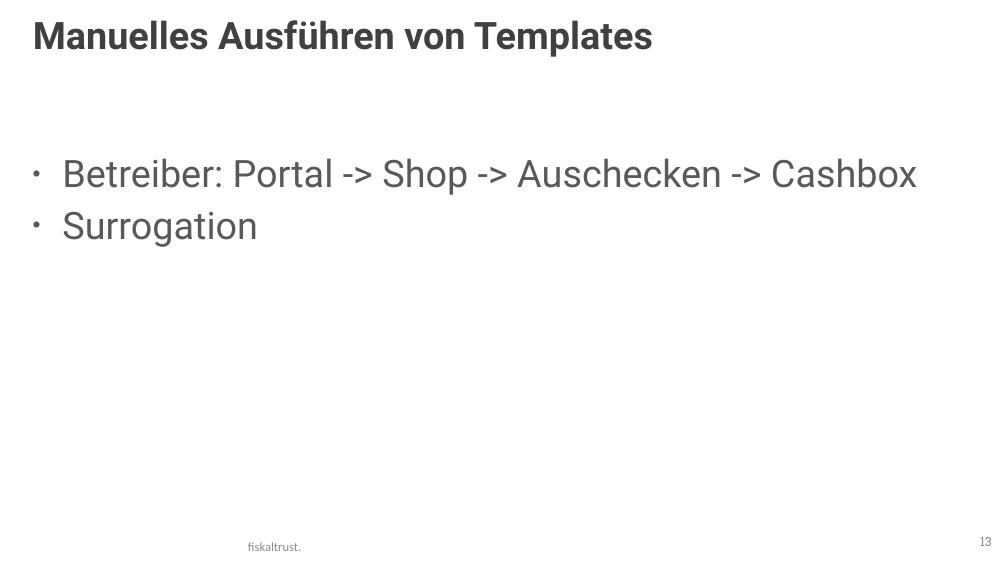
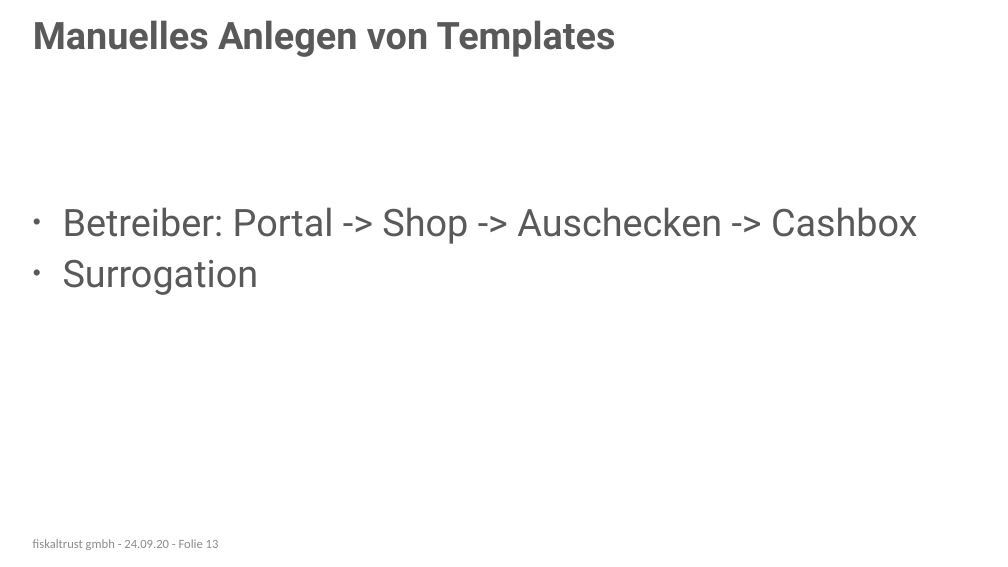
Before and after one commit to fiskaltrust/productdescription-de-doc, a slide deck: slide 13 of for-posdealers/presentation/tech/media/posdealer-tech-rollout.pptx. Drawn at 1008x567 pixels with LibreOffice and Linux fonts; fonts in the diff are those of the drawing; background and template pictures are left out. Boxes give left, top, right and bottom in pixels: in the first picture for what was removed or moved away, otherwise in the second. Text is boxed around its words. In the diff, an @@ line names an element or a change of style, - is before the commit and + after.

```diff
--- a/for-posdealers/presentation/tech/media/posdealer-tech-rollout.pptx
+++ b/for-posdealers/presentation/tech/media/posdealer-tech-rollout.pptx
@@ title at (x1=33, y1=20, x2=616, y2=57): text changed; text colour #404040 to #595959 @@
-Manuelles Ausführen von Templates
+Manuelles Anlegen von Templates
@@ text "Betreiber: Portal -> Shop -> ..." moved from (x1=62, y1=158, x2=918, y2=247) to (x1=63, y1=207, x2=918, y2=295) @@
@@ text added at (x1=33, y1=539, x2=219, y2=550), 12 pt, text #8C8C8C @@
+fiskaltrust gmbh - 24.09.20 - Folie 13
@@ page number removed at (x1=980, y1=537, x2=992, y2=546) @@
-13
@@ text removed at (x1=248, y1=542, x2=301, y2=551) @@
-fiskaltrust.
```
Also in this commit, not shown: 21 other slides changed, 1 slide added.
